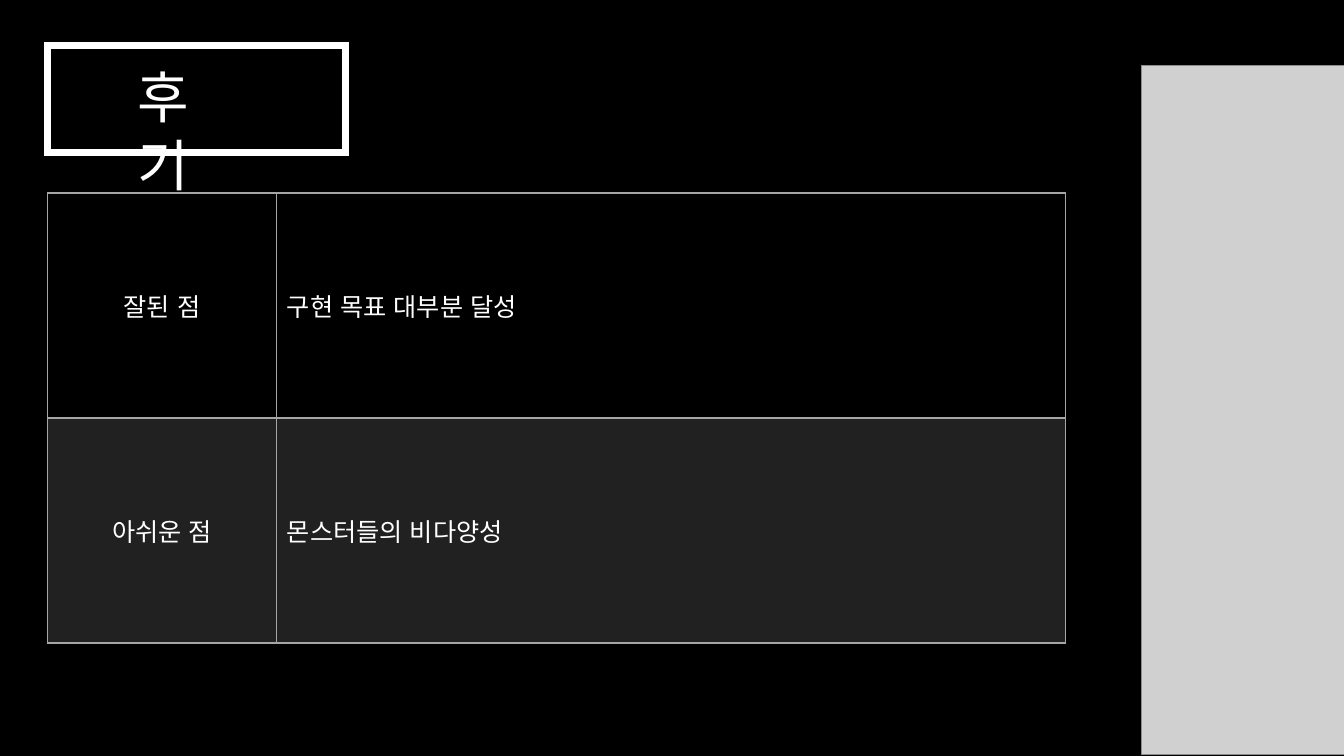
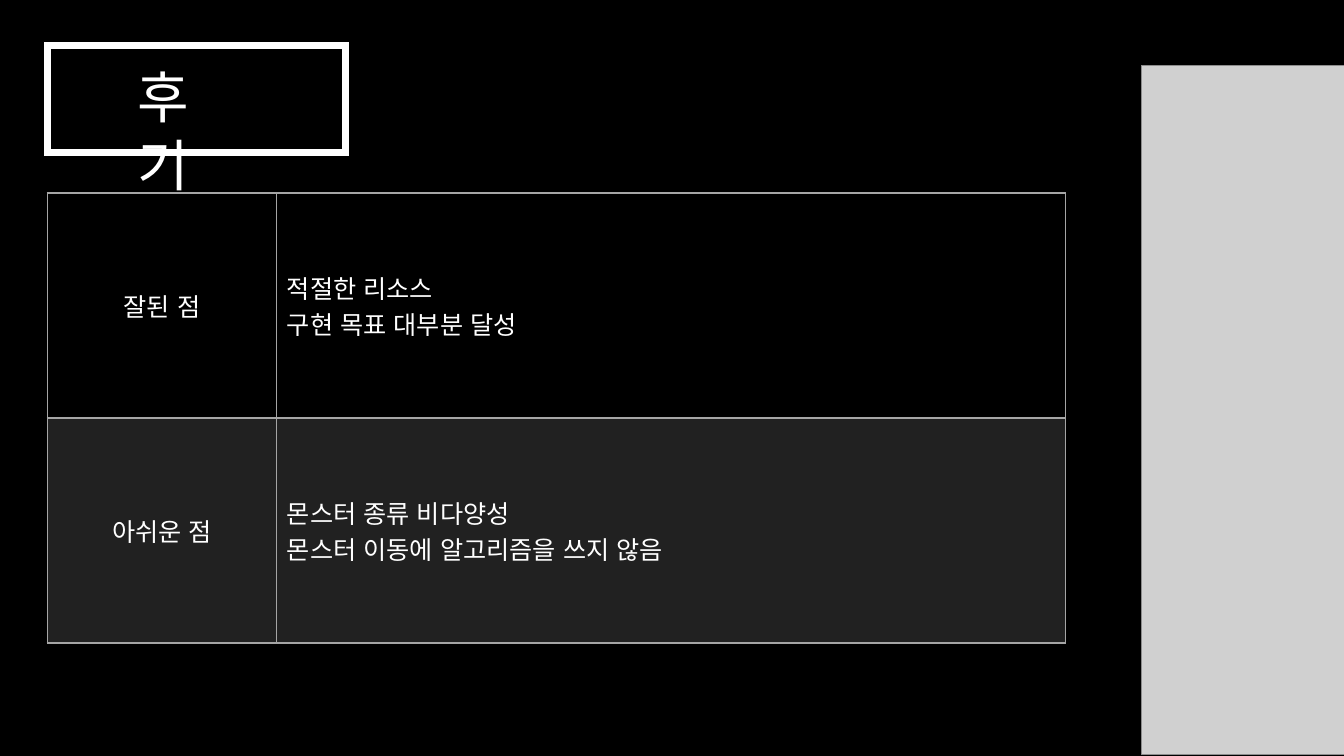
Before and after one commit to Nemonom/Lemongrab, a slide deck: slide 4 of 4차발표/4차발표.pptx. Drawn at 1344x756 pixels with LibreOffice and Linux fonts; fonts in the diff are those of the drawing; grey boxes stand for pictures. Boxes give left, top, right and bottom in pixels: in the first picture for what was removed or moved away, otherwise in the second. Text is boxed around its words. In the diff, an @@ line names an element or a change of style, - is before the commit and + after.

```diff
--- a/4차발표/4차발표.pptx
+++ b/4차발표/4차발표.pptx
@@ table at (x1=47, y1=194, x2=1067, y2=643) @@
-row 1, column 2: 구현 목표 대부분 달성
+row 1, column 2: 적절한 리소스 / 구현 목표 대부분 달성
-row 2, column 2: 몬스터들의 비다양성
+row 2, column 2: 몬스터 종류 비다양성 / 몬스터 이동에 알고리즘을 쓰지 않음
```
Also in this commit, not shown: 1 other slide changed, 2 other files.
